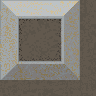
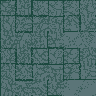
Layered file, before and after one edit (96x96). Changes by layer:
added layer "BrickWalls" above "Roof" over [0, 0, 96, 96]
hid "Roof", painted on it over [0, 0, 96, 96]
